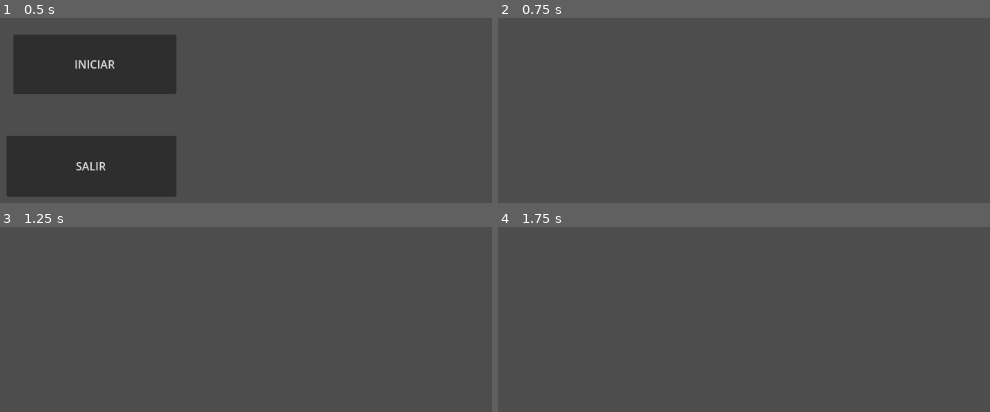
Above: before the commit, frames 1-4 (two rows, left to right).
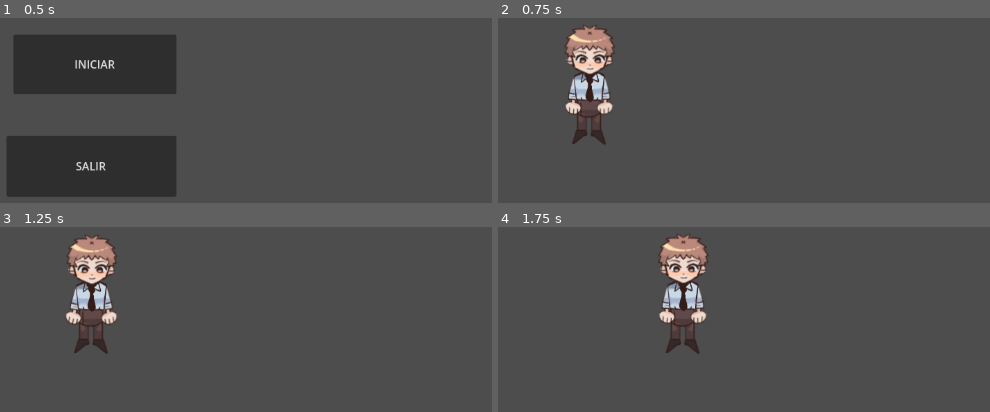
Above: after the commit, the same moments.

Repository: HogRidee/dokidoki2
Game: Godot game, scene res://scenes/main_menu.tscn
Two runs of this game, one before a commit and one after it. Both use one fixed random seed, a clock stepped at 60 frames per second and the inputs below. Before the commit the project starts from res://main_menu.tscn.
Inputs:
- Up to frame 1 (0.5 s): no input
- Up to frame 2 (0.75 s): click "INICIAR" at 0.5 s
- Up to frame 3 (1.25 s): no input
- Up to frame 4 (1.75 s): tap Enter (ui_accept) at 1.25, 1.35, 1.52 s; hold Right (ui_right) from 1.28 s (still down)

Frame 1 is identical in both runs. In frame 2, 3.7% of the frame differs, in the area x 13-24%, y 3-69%; in frame 3, 3.7%; in frame 4, 3.7%.

Commit message:
Add player basic template

Diff:
--- a/game.tscn
+++ /dev/null
@@ -1,3 +0,0 @@
-[gd_scene format=3 uid="uid://cipchvnromh7w"]
-
-[node name="Game" type="Node2D"]
--- a/project.godot
+++ b/project.godot
@@ -11,6 +11,6 @@
 [application]
 
 config/name="dokidoki2"
-run/main_scene="res://main_menu.tscn"
+run/main_scene="res://scenes/main_menu.tscn"
 config/features=PackedStringArray("4.2", "Forward Plus")
 config/icon="res://icon.svg"
--- /dev/null
+++ b/scenes/game.tscn
@@ -0,0 +1,9 @@
+[gd_scene load_steps=2 format=3 uid="uid://cipchvnromh7w"]
+
+[ext_resource type="PackedScene" uid="uid://dwerx5w6e2tip" path="res://scenes/player.tscn" id="1_ovwsy"]
+
+[node name="Game" type="Node2D"]
+
+[node name="Player" parent="." instance=ExtResource("1_ovwsy")]
+
+[node name="Camera2D" type="Camera2D" parent="."]
--- a/main_menu.tscn
+++ b/scenes/main_menu.tscn
@@ -1,9 +1,9 @@
 [gd_scene load_steps=2 format=3 uid="uid://bana8sy35i3yf"]
 
-[ext_resource type="Script" path="res://Main menu.gd" id="1_i6bg1"]
+[ext_resource type="Script" path="res://scripts/Main menu.gd" id="1_d82dp"]
 
 [node name="Main menu" type="Node2D"]
-script = ExtResource("1_i6bg1")
+script = ExtResource("1_d82dp")
 
 [node name="Button_manager" type="Control" parent="."]
 layout_mode = 3
--- /dev/null
+++ b/scenes/player.tscn
@@ -0,0 +1,168 @@
+[gd_scene load_steps=25 format=3 uid="uid://dwerx5w6e2tip"]
+
+[ext_resource type="Script" path="res://scripts/player.gd" id="1_l6oba"]
+[ext_resource type="Texture2D" uid="uid://bmchvv1eyi4kp" path="res://assets/sprites/Prota parado-sheet.png" id="1_rehah"]
+
+[sub_resource type="AtlasTexture" id="AtlasTexture_iay5f"]
+atlas = ExtResource("1_rehah")
+region = Rect2(0, 0, 82, 176)
+
+[sub_resource type="AtlasTexture" id="AtlasTexture_nhnp7"]
+atlas = ExtResource("1_rehah")
+region = Rect2(82, 0, 82, 176)
+
+[sub_resource type="AtlasTexture" id="AtlasTexture_o8cao"]
+atlas = ExtResource("1_rehah")
+region = Rect2(164, 0, 82, 176)
+
+[sub_resource type="AtlasTexture" id="AtlasTexture_hr82h"]
+atlas = ExtResource("1_rehah")
+region = Rect2(246, 0, 82, 176)
+
+[sub_resource type="AtlasTexture" id="AtlasTexture_3ccgp"]
+atlas = ExtResource("1_rehah")
+region = Rect2(328, 0, 82, 176)
+
+[sub_resource type="AtlasTexture" id="AtlasTexture_tsexw"]
+atlas = ExtResource("1_rehah")
+region = Rect2(410, 0, 82, 176)
+
+[sub_resource type="AtlasTexture" id="AtlasTexture_uh4ru"]
+atlas = ExtResource("1_rehah")
+region = Rect2(492, 0, 82, 176)
+
+[sub_resource type="AtlasTexture" id="AtlasTexture_6plfq"]
+atlas = ExtResource("1_rehah")
+region = Rect2(574, 0, 82, 176)
+
+[sub_resource type="AtlasTexture" id="AtlasTexture_jsgeg"]
+atlas = ExtResource("1_rehah")
+region = Rect2(656, 0, 82, 176)
+
+[sub_resource type="AtlasTexture" id="AtlasTexture_go353"]
+atlas = ExtResource("1_rehah")
+region = Rect2(738, 0, 82, 176)
+
+[sub_resource type="AtlasTexture" id="AtlasTexture_m08d8"]
+atlas = ExtResource("1_rehah")
+region = Rect2(820, 0, 82, 176)
+
+[sub_resource type="AtlasTexture" id="AtlasTexture_u6i7m"]
+atlas = ExtResource("1_rehah")
+region = Rect2(902, 0, 82, 176)
+
+[sub_resource type="AtlasTexture" id="AtlasTexture_xj7m2"]
+atlas = ExtResource("1_rehah")
+region = Rect2(984, 0, 82, 176)
+
+[sub_resource type="AtlasTexture" id="AtlasTexture_ipyrv"]
+atlas = ExtResource("1_rehah")
+region = Rect2(1066, 0, 82, 176)
+
+[sub_resource type="AtlasTexture" id="AtlasTexture_p7lta"]
+atlas = ExtResource("1_rehah")
+region = Rect2(1148, 0, 82, 176)
+
+[sub_resource type="AtlasTexture" id="AtlasTexture_jc5ds"]
+atlas = ExtResource("1_rehah")
+region = Rect2(1230, 0, 82, 176)
+
+[sub_resource type="AtlasTexture" id="AtlasTexture_kko6m"]
+atlas = ExtResource("1_rehah")
+region = Rect2(1312, 0, 82, 176)
+
+[sub_resource type="AtlasTexture" id="AtlasTexture_leghx"]
+atlas = ExtResource("1_rehah")
+region = Rect2(1394, 0, 82, 176)
+
+[sub_resource type="AtlasTexture" id="AtlasTexture_lmqbt"]
+atlas = ExtResource("1_rehah")
+region = Rect2(1476, 0, 82, 176)
+
+[sub_resource type="AtlasTexture" id="AtlasTexture_bwlq6"]
+atlas = ExtResource("1_rehah")
+region = Rect2(1558, 0, 82, 176)
+
+[sub_resource type="SpriteFrames" id="SpriteFrames_qxl8q"]
+animations = [{
+"frames": [{
+"duration": 1.0,
+"texture": SubResource("AtlasTexture_iay5f")
+}, {
+"duration": 1.0,
+"texture": SubResource("AtlasTexture_nhnp7")
+}, {
+"duration": 1.0,
+"texture": SubResource("AtlasTexture_o8cao")
+}, {
+"duration": 1.0,
+"texture": SubResource("AtlasTexture_hr82h")
+}, {
+"duration": 1.0,
+"texture": SubResource("AtlasTexture_3ccgp")
+}, {
+"duration": 1.0,
+"texture": SubResource("AtlasTexture_tsexw")
+}, {
+"duration": 1.0,
+"texture": SubResource("AtlasTexture_uh4ru")
+}, {
+"duration": 1.0,
+"texture": SubResource("AtlasTexture_6plfq")
+}, {
+"duration": 1.0,
+"texture": SubResource("AtlasTexture_jsgeg")
+}, {
+"duration": 1.0,
+"texture": SubResource("AtlasTexture_go353")
+}, {
+"duration": 1.0,
+"texture": SubResource("AtlasTexture_m08d8")
+}, {
+"duration": 1.0,
+"texture": SubResource("AtlasTexture_u6i7m")
+}, {
+"duration": 1.0,
+"texture": SubResource("AtlasTexture_xj7m2")
+}, {
+"duration": 1.0,
+"texture": SubResource("AtlasTexture_ipyrv")
+}, {
+"duration": 1.0,
+"texture": SubResource("AtlasTexture_p7lta")
+}, {
+"duration": 1.0,
+"texture": SubResource("AtlasTexture_jc5ds")
+}, {
+"duration": 1.0,
+"texture": SubResource("AtlasTexture_kko6m")
+}, {
+"duration": 1.0,
+"texture": SubResource("AtlasTexture_leghx")
+}, {
+"duration": 1.0,
+"texture": SubResource("AtlasTexture_lmqbt")
+}, {
+"duration": 1.0,
+"texture": SubResource("AtlasTexture_bwlq6")
+}],
+"loop": true,
+"name": &"idle",
+"speed": 20.0
+}]
+
+[sub_resource type="CapsuleShape2D" id="CapsuleShape2D_s4ulc"]
+radius = 25.0
+height = 158.0
+
+[node name="Player" type="CharacterBody2D"]
+script = ExtResource("1_l6oba")
+
+[node name="AnimatedSprite2D" type="AnimatedSprite2D" parent="."]
+sprite_frames = SubResource("SpriteFrames_qxl8q")
+animation = &"idle"
+autoplay = "idle"
+frame_progress = 0.196835
+
+[node name="CollisionShape2D" type="CollisionShape2D" parent="."]
+shape = SubResource("CapsuleShape2D_s4ulc")
--- a/Main menu.gd
+++ b/scripts/Main menu.gd
@@ -12,7 +12,7 @@
 
 
 func _on_start_pressed():
-	get_tree().change_scene_to_file("res://game.tscn")
+	get_tree().change_scene_to_file("res://scenes/game.tscn")
 
 
 func _on_quit_pressed():
--- /dev/null
+++ b/scripts/player.gd
@@ -0,0 +1,27 @@
+extends CharacterBody2D
+
+const SPEED = 300.0
+const JUMP_VELOCITY = -400.0
+
+# Get the gravity from the project settings to be synced with RigidBody nodes.
+var gravity = ProjectSettings.get_setting("physics/2d/default_gravity")
+
+
+func _physics_process(delta):
+	# Add the gravity.
+	#if not is_on_floor():
+		#velocity.y += gravity * delta
+
+	# Handle jump.
+	#if Input.is_action_just_pressed("ui_accept") and is_on_floor():
+		#velocity.y = JUMP_VELOCITY
+
+	# Get the input direction and handle the movement/deceleration.
+	# As good practice, you should replace UI actions with custom gameplay actions.
+	var direction = Input.get_axis("ui_left", "ui_right")
+	if direction:
+		velocity.x = direction * SPEED
+	else:
+		velocity.x = move_toward(velocity.x, 0, SPEED)
+
+	move_and_slide()
Binary file added: assets/sprites/Prota parado-sheet.png
Not shown, added: assets/sprites/Prota parado-sheet.png.import
